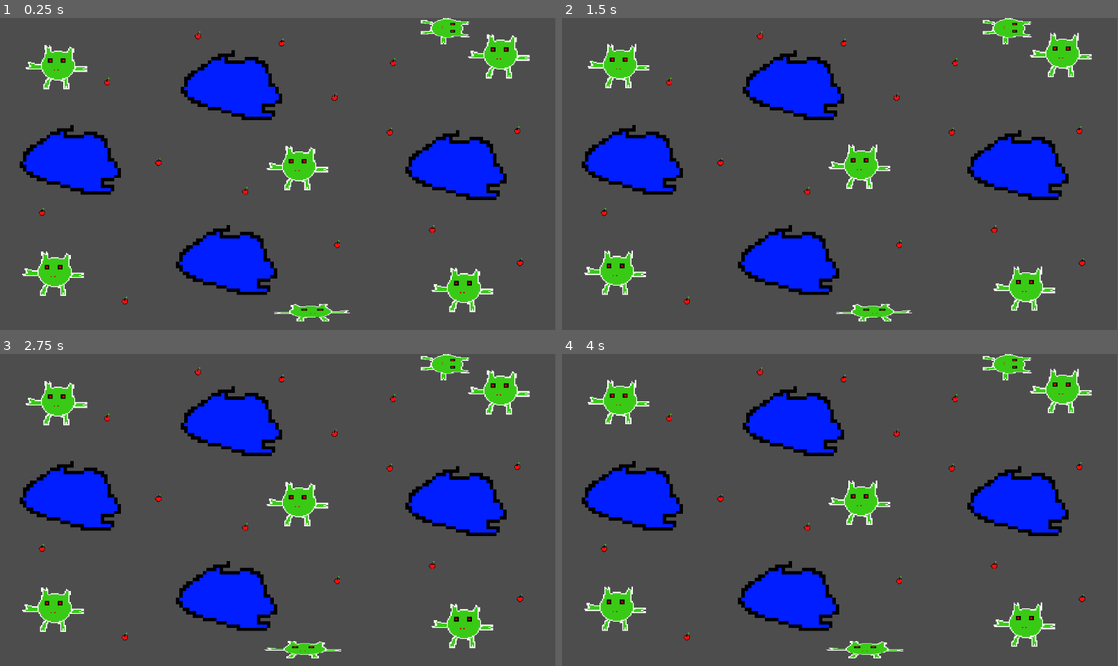
Above: before the commit, frames 1-4 (two rows, left to right).
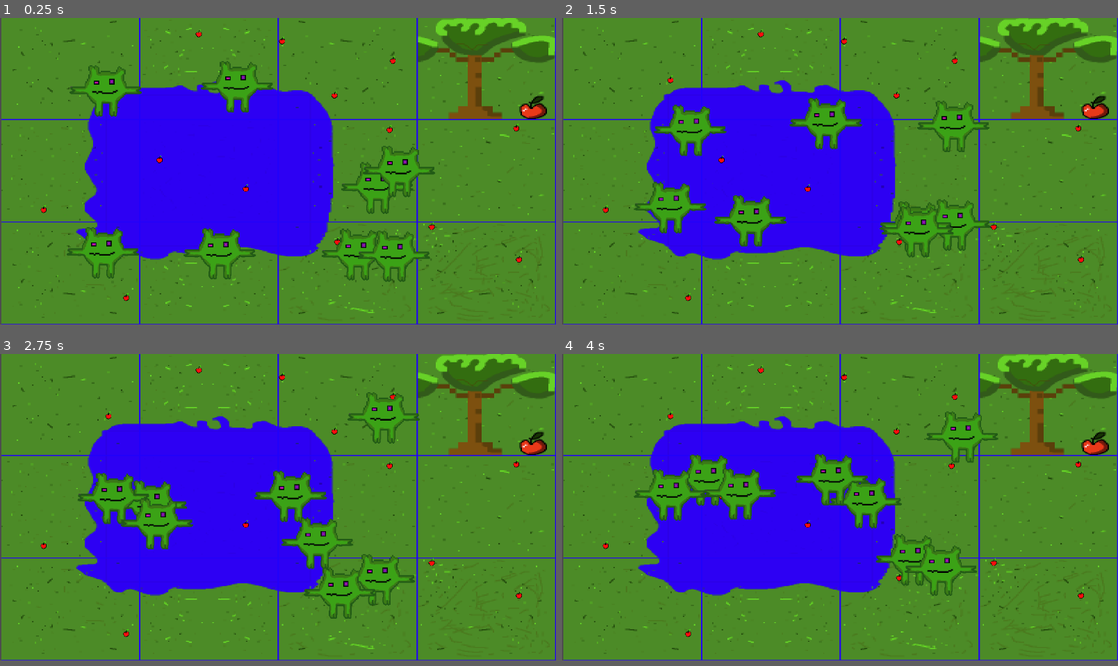
Above: after the commit, the same moments.

Repository: Zeylynn/LUNAR
Game: Godot game, scene res://scenes/game.tscn
The game is run twice, just before and just after one commit, with the same random seed, the same clock (stepped at 60 frames per second) and the same inputs.
Inputs:
- Up to frame 1 (0.25 s): no input
- Up to frame 2 (1.5 s): no input
- Up to frame 3 (2.75 s): no input
- Up to frame 4 (4 s): no input
In our replay, the window is 799x449 before the commit and 800x441 after it. These sizes can differ from the game's own. Grey fills any space a smaller window leaves; there, only what the larger window draws over its background counts as a difference.

The runs differ from the first frame. In frame 1, 98% of the frame differs, in the area x 0-100%, y 0-99%; in frame 2, 98%; in frame 3, 98%; in frame 4, 98%.

Commit message:
Zweiter Meilenstein

Diff:
--- /dev/null
+++ b/godot/Code_Monster.gd
@@ -0,0 +1,64 @@
+extends CharacterBody2D
+
+@export var speed: float = 190.0
+@export var change_dir_time: float = 3.0
+
+# Größe der Spielfläche (Viewport oder Map)
+@export var area_size: Vector2 = Vector2(1560, 940)
+
+var direction: Vector2 = Vector2.ZERO
+var timer: float = 0.0
+
+func _physics_process(delta: float) -> void:
+	timer -= delta
+
+	# Zufällige neue Richtung alle X Sekunden
+	if timer <= 0.0:
+		direction = _random_direction()
+		timer = change_dir_time
+
+	# Bewegung
+	velocity = direction * speed
+	move_and_slide()
+
+	# An den Rändern Richtung wechseln
+	_check_bounds()
+
+
+func _random_direction() -> Vector2:
+	return Vector2(
+		randf() * 2 - 1,
+		randf() * 2 - 1
+	).normalized()
+
+
+func _check_bounds() -> void:
+	var pos = global_position
+
+	var hit_border := false
+
+	# Linke Wand
+	if pos.x < 0:
+		pos.x = 0
+		hit_border = true
+
+	# Rechte Wand
+	if pos.x > area_size.x:
+		pos.x = area_size.x
+		hit_border = true
+
+	# Oben
+	if pos.y < 0:
+		pos.y = 0
+		hit_border = true
+
+	# Unten
+	if pos.y > area_size.y:
+		pos.y = area_size.y
+		hit_border = true
+
+	global_position = pos
+
+	# Wenn Rand getroffen → neue zufällige Richtung
+	if hit_border:
+		direction = _random_direction()
--- /dev/null
+++ b/godot/Hitgub.tscn
@@ -0,0 +1,35 @@
+[gd_scene load_steps=5 format=3 uid="uid://c6mujttx87u3n"]
+
+[ext_resource type="Texture2D" uid="uid://domvqlpwdnp4l" path="res://skripte/TemplateVIVI.png" id="1_4lpbf"]
+
+[sub_resource type="AtlasTexture" id="AtlasTexture_h5bsc"]
+atlas = ExtResource("1_4lpbf")
+region = Rect2(0, 0, 200, 200)
+
+[sub_resource type="AtlasTexture" id="AtlasTexture_ak2y1"]
+atlas = ExtResource("1_4lpbf")
+region = Rect2(0, 200, 200, 200)
+
+[sub_resource type="SpriteFrames" id="SpriteFrames_tp8hh"]
+animations = [{
+"frames": [{
+"duration": 1.0,
+"texture": SubResource("AtlasTexture_h5bsc")
+}, {
+"duration": 1.0,
+"texture": SubResource("AtlasTexture_ak2y1")
+}],
+"loop": true,
+"name": &"default",
+"speed": 9.0
+}]
+
+[node name="CharacterBody2D" type="CharacterBody2D"]
+
+[node name="AnimatedSprite2D" type="AnimatedSprite2D" parent="."]
+position = Vector2(679, 454)
+scale = Vector2(6.8650002, 1.685)
+sprite_frames = SubResource("SpriteFrames_tp8hh")
+autoplay = "default"
+
+[node name="CollisionShape2D" type="CollisionShape2D" parent="AnimatedSprite2D"]
--- /dev/null
+++ b/godot/ZweitesMonster.tscn
@@ -0,0 +1,12 @@
+[gd_scene load_steps=3 format=3 uid="uid://bqve0krec0yfo"]
+
+[ext_resource type="Texture2D" uid="uid://dxxmoim3skexx" path="res://skripte/AE3.png" id="1_gj4mv"]
+[ext_resource type="Script" uid="uid://cuo2piasdx06b" path="res://Code_Monster.gd" id="1_yxgwj"]
+
+[node name="CharacterBody2D" type="CharacterBody2D"]
+script = ExtResource("1_yxgwj")
+
+[node name="Sprite2D" type="Sprite2D" parent="."]
+position = Vector2(533, 332)
+scale = Vector2(1.9825002, 1.9150001)
+texture = ExtResource("1_gj4mv")
--- a/godot/project.godot
+++ b/godot/project.godot
@@ -15,6 +15,11 @@
 config/features=PackedStringArray("4.5", "Forward Plus")
 config/icon="res://icon.svg"
 
+[display]
+
+window/size/viewport_width=1160
+window/size/viewport_height=640
+
 [rendering]
 
 textures/canvas_textures/default_texture_filter=0
--- a/godot/scenes/game.tscn
+++ b/godot/scenes/game.tscn
@@ -1,14 +1,12 @@
-[gd_scene load_steps=7 format=3 uid="uid://k0u2g0g76btd"]
+[gd_scene load_steps=5 format=3 uid="uid://k0u2g0g76btd"]
 
-[ext_resource type="PackedScene" uid="uid://bt2oxo6pfm36n" path="res://monsta.tscn" id="2_lnu2h"]
 [ext_resource type="AudioStream" uid="uid://bs2tb4tsqhjx0" path="res://freeorg.mp3" id="2_yqjtg"]
-[ext_resource type="PackedScene" uid="uid://dr6e0aig5mhh6" path="res://90.tscn" id="3_lbhrr"]
-[ext_resource type="PackedScene" uid="uid://dpk6g6h3ljnam" path="res://180.tscn" id="4_iywne"]
-[ext_resource type="PackedScene" uid="uid://bjt2x0qotp6c5" path="res://wassa.tscn" id="5_p57ef"]
+[ext_resource type="Texture2D" uid="uid://k4cf4w2hxgld" path="res://Background.png" id="3_lbhrr"]
+[ext_resource type="PackedScene" uid="uid://bqve0krec0yfo" path="res://ZweitesMonster.tscn" id="4_iywne"]
 [ext_resource type="PackedScene" uid="uid://c1wjtek8b4tq2" path="res://Apfel.tscn" id="6_u5sy4"]
 
 [node name="Game" type="Node2D"]
-position = Vector2(-60, -257)
+position = Vector2(1450, 812)
 
 [node name="AudioStreamPlayer2D" type="AudioStreamPlayer2D" parent="."]
 position = Vector2(671, -749)
@@ -20,36 +18,9 @@
 stream = ExtResource("2_yqjtg")
 autoplay = true
 
-[node name="Monsta" parent="." instance=ExtResource("2_lnu2h")]
-position = Vector2(-397.00003, -404.99997)
-
 [node name="Camera2D" type="Camera2D" parent="."]
 offset = Vector2(4, 4)
 zoom = Vector2(0.4, 0.4)
-
-[node name="Monsta3" parent="." instance=ExtResource("2_lnu2h")]
-position = Vector2(649, -985)
-
-[node name="Monsta4" parent="." instance=ExtResource("2_lnu2h")]
-position = Vector2(-1664, 144)
-
-[node name="CharacterBody2D" parent="." instance=ExtResource("3_lbhrr")]
-position = Vector2(-429, 538)
-
-[node name="CharacterBody2D2" parent="." instance=ExtResource("4_iywne")]
-position = Vector2(309, -1001)
-
-[node name="CharacterBody2D3" parent="." instance=ExtResource("5_p57ef")]
-position = Vector2(-1811, -355)
-
-[node name="CharacterBody2D4" parent="." instance=ExtResource("5_p57ef")]
-position = Vector2(-976, -742)
-
-[node name="CharacterBody2D5" parent="." instance=ExtResource("5_p57ef")]
-position = Vector2(187, -327)
-
-[node name="CharacterBody2D6" parent="." instance=ExtResource("5_p57ef")]
-position = Vector2(-1002, 166)
 
 [node name="CharacterBody2D7" parent="." instance=ExtResource("6_u5sy4")]
 position = Vector2(-1245, 193)
@@ -93,8 +64,32 @@
 [node name="CharacterBody2D20" parent="." instance=ExtResource("6_u5sy4")]
 position = Vector2(1234, 453)
 
-[node name="Monsta2" parent="." instance=ExtResource("2_lnu2h")]
-position = Vector2(-1647, -928)
+[node name="Sprite2D" type="Sprite2D" parent="."]
+z_index = -4096
+position = Vector2(11.374963, 3.8750186)
+scale = Vector2(3.619538, 2.6747935)
+texture = ExtResource("3_lbhrr")
 
-[node name="Monsta5" parent="." instance=ExtResource("2_lnu2h")]
-position = Vector2(459, 228)
+[node name="CharacterBody2D3" parent="." instance=ExtResource("4_iywne")]
+position = Vector2(-1702, -794)
+
+[node name="CharacterBody2D" parent="." instance=ExtResource("4_iywne")]
+position = Vector2(-1753, 200)
+
+[node name="CharacterBody2D2" parent="." instance=ExtResource("4_iywne")]
+position = Vector2(-802, 272)
+
+[node name="CharacterBody2D4" parent="." instance=ExtResource("4_iywne")]
+position = Vector2(-151, 251)
+
+[node name="CharacterBody2D5" parent="." instance=ExtResource("4_iywne")]
+position = Vector2(13, -289)
+
+[node name="CharacterBody2D6" parent="." instance=ExtResource("4_iywne")]
+position = Vector2(679, 231)
+
+[node name="CharacterBody2D21" parent="." instance=ExtResource("4_iywne")]
+position = Vector2(-767, -961)
+
+[node name="CharacterBody2D22" parent="." instance=ExtResource("4_iywne")]
+position = Vector2(613, -291)
Binary file added: godot/Background.png
Not shown, added: godot/Background.png.import
Not shown, added: godot/Code_Monster.gd.uid
Not shown, changed: godot/export_presets.cfg
Binary file added: godot/skripte/AE3.png
Not shown, added: godot/skripte/AE3.png.import
